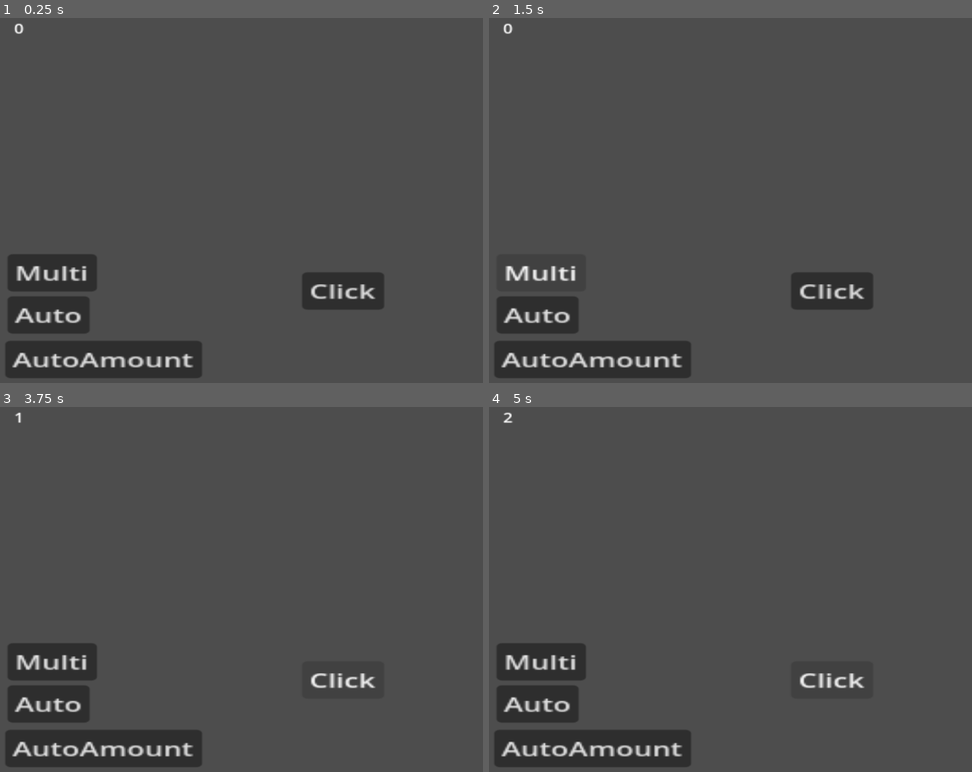
Above: before the commit, frames 1-4 (two rows, left to right).
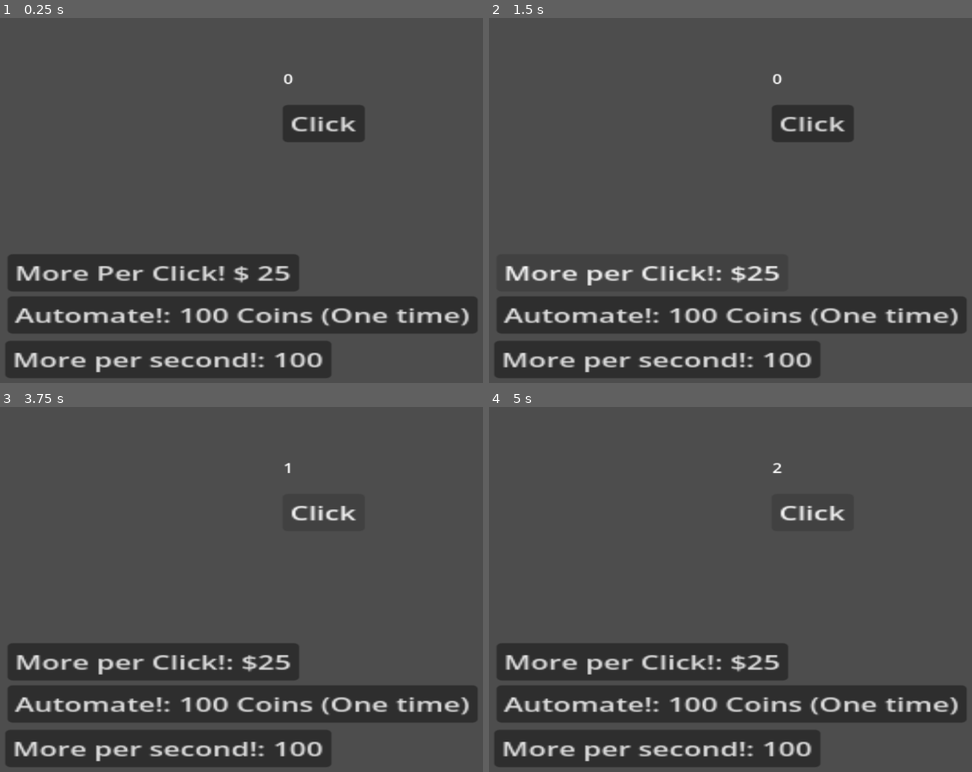
Above: after the commit, the same moments.

Repository: Dooruss/Godot-Cube-Isle
Game: Godot game, scene res://main.tscn
Two runs of this game, one before a commit and one after it. Both use one fixed random seed, a clock stepped at 60 frames per second and the inputs below.
Inputs:
- Up to frame 1 (0.25 s): no input
- Up to frame 2 (1.5 s): click "Multi" (after the commit: "More Per Click! $ 25") at 0.5 s; click "Multi" (after the commit: "More per Click!: $25") at 1.25 s
- Up to frame 3 (3.75 s): click "Auto" (after the commit: "Automate!: 100 Coins (One tim…") at 2 s; click "AutoAmount" (after the commit: "More per second!: 100") at 2.75 s; click "Click" at 3.5 s
- Up to frame 4 (5 s): click "Click" at 4.25 s

The runs differ from the first frame. In frame 1, 17% of the frame differs, in the area x 2-99%, y 1-99%; in frame 2, 14%; in frame 3, 15%; in frame 4, 15%.

Commit message:
FEAT: Text fix

Diff:
--- a/idle-game/main.gd
+++ b/idle-game/main.gd
@@ -46,6 +46,9 @@
 		Coins -= (25 * MultiLevel)
 		MultiLevel += 1
 		ClickAmount = MultiLevel * MultiLevel
+		var FormatString = "More per Click!: $%s"
+		var ActualString = FormatString % str(25 * MultiLevel)
+		multi_button.text = ActualString
 
 
 
@@ -53,3 +56,6 @@
 	if Coins >= 100:
 		AddCoins(-100)
 		AutoAmount += 2
+		var FormatString = "More per second!: $%s"
+		var ActualString = FormatString % str(100)
+		auto_amount_button.text = ActualString
--- a/idle-game/main.tscn
+++ b/idle-game/main.tscn
@@ -13,10 +13,10 @@
 
 [node name="ClickButton" type="Button" parent="UpperController" unique_id=1217135238]
 layout_mode = 0
-offset_left = 515.0
-offset_top = 459.00003
-offset_right = 560.0
-offset_bottom = 490.00003
+offset_left = 482.0
+offset_top = 173.0
+offset_right = 527.0
+offset_bottom = 204.0
 scale = Vector2(3.1052604, 2.0526292)
 text = "Click"
 
@@ -27,7 +27,7 @@
 offset_right = 62.0
 offset_bottom = 459.0
 scale = Vector2(3.1052604, 2.0526292)
-text = "Multi"
+text = "More Per Click! $ 25"
 
 [node name="AutoButton" type="Button" parent="UpperController" unique_id=251438425]
 layout_mode = 0
@@ -36,7 +36,7 @@
 offset_right = 58.0
 offset_bottom = 531.0
 scale = Vector2(3.1052604, 2.0526292)
-text = "Auto"
+text = "Automate!: 100 Coins (One time)"
 
 [node name="AutoTIme" type="Timer" parent="UpperController/AutoButton" unique_id=889198105]
 
@@ -47,14 +47,14 @@
 offset_right = 117.0
 offset_bottom = 607.00006
 scale = Vector2(3.1052604, 2.0526292)
-text = "AutoAmount"
+text = "More per second!: 100"
 
 [node name="CoinAmountLabel" type="RichTextLabel" parent="UpperController" unique_id=758832607]
 layout_mode = 0
-offset_left = 24.000004
-offset_top = 26.0
-offset_right = 103.0
-offset_bottom = 66.0
+offset_left = 483.0
+offset_top = 111.999985
+offset_right = 562.0
+offset_bottom = 151.99998
 scale = Vector2(1.8000002, 1.3999995)
 text = "Coins: 500"
 fit_content = true
